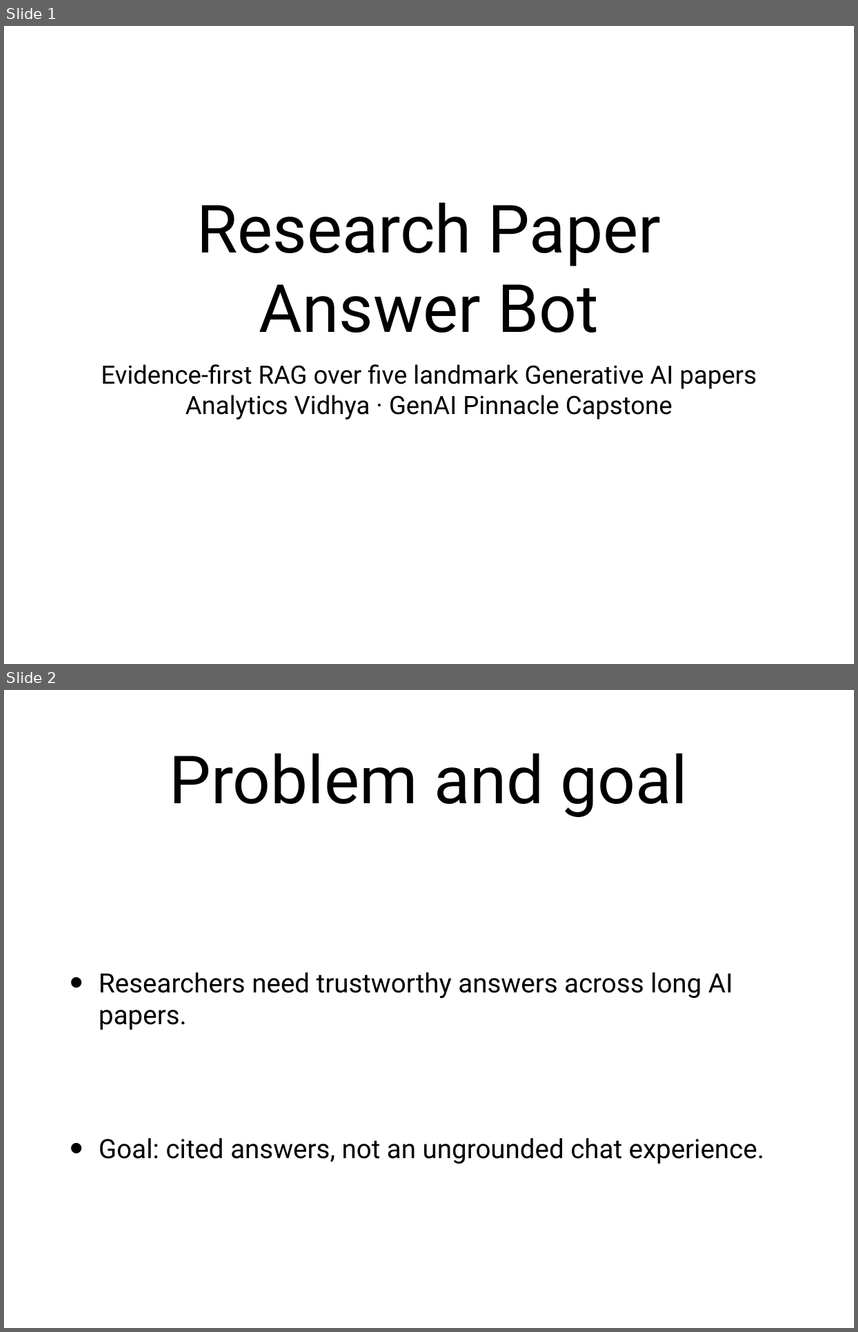
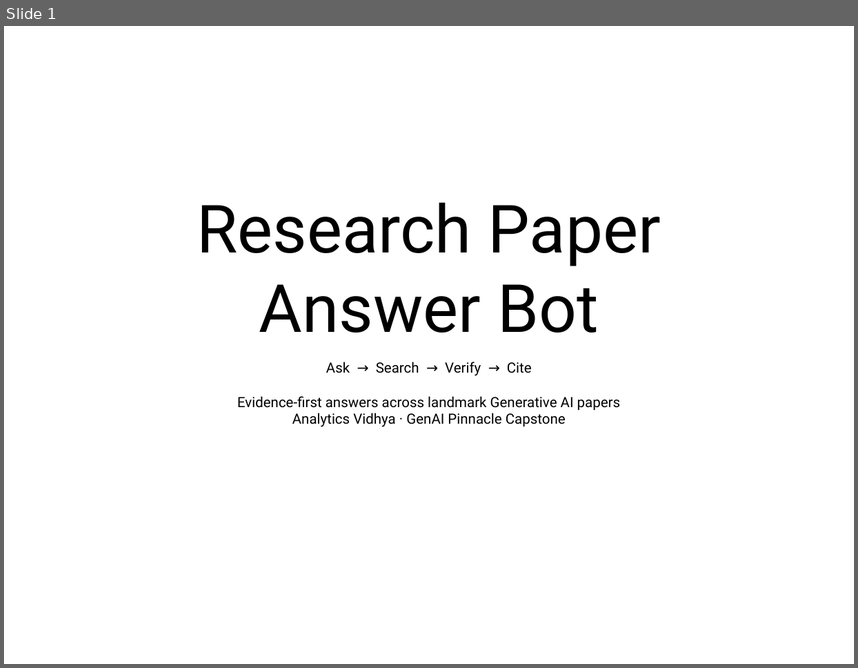
Before and after one commit to dineshshan10/Research_Paper_Capstone, a slide deck: docs/Research_Paper_Capstone_Presentation.pptx. Shown one above the other, each under a label of ours: slides 1 and 2 before the commit, slide 1 after it. The pictures are 858x1332 and 858x668 pixels, drawn with LibreOffice and Linux fonts; fonts in the diff are those of the drawing. Boxes give left, top, right and bottom in pixels: in the first picture for what was removed or moved away, otherwise in the second. Text is boxed around its words. In the diff, an @@ line names an element or a change of style, - is before the commit and + after.

Commit message:
Redesign capstone presentation

```diff
--- a/docs/Research_Paper_Capstone_Presentation.pptx
+++ b/docs/Research_Paper_Capstone_Presentation.pptx
@@ slide 2 removed at box(4, 690, 854, 1328), background #FFFFFF @@
@@ title removed at box(170, 753, 688, 817) @@
-Problem and goal
@@ text removed at box(99, 972, 764, 1163) @@
-• Researchers need trustworthy answers across long AI papers.
-• Goal: cited answers, not an ungrounded chat experience.
@@ slide 1 changed as well @@
@@ subtitle at box(237, 361, 620, 410): text changed; size 30.3 to 17 pt @@
-Evidence-first RAG over five landmark Generative AI papers
+Ask → Search → Verify → Cite
+Evidence-first answers across landmark Generative AI papers
@@ subtitle at box(292, 412, 566, 427): size 30.3 to 17 pt in "Analytics Vidhya · GenAI Pinnacle Capstone" @@
```
Also in this commit, not shown: 4 other slides changed, 5 slides added, 4 other slides removed, 1 other file.
